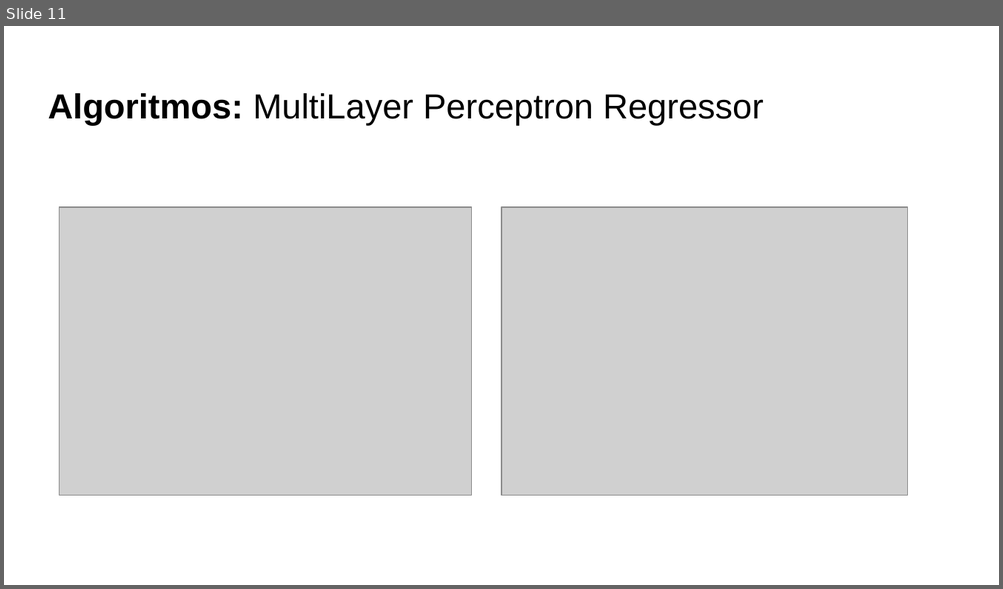
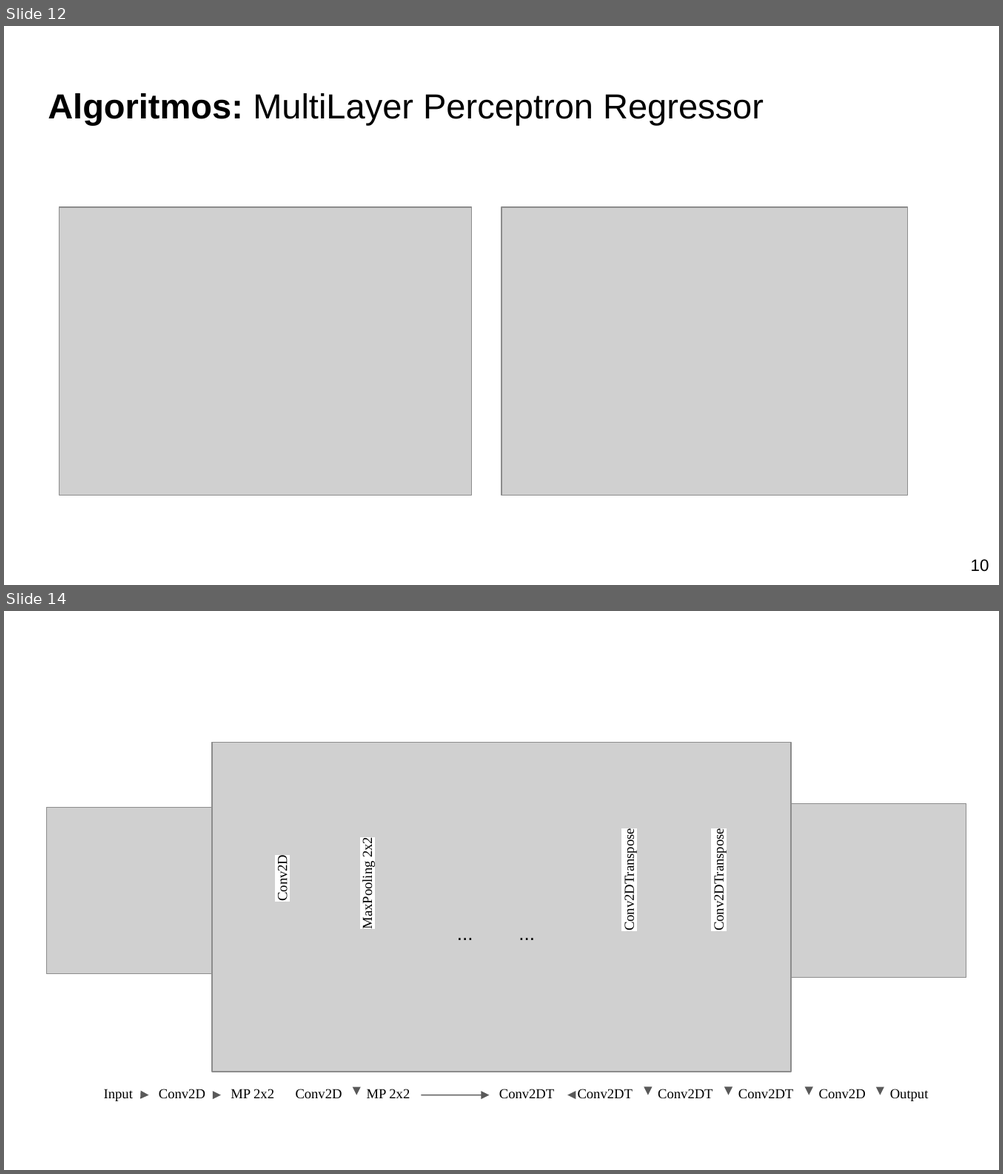
Before and after one commit to Horus19/ProyectoIA, a slide deck: Presentacion.pptx. Shown one above the other, each under a label of ours: slide 11 before the commit, slides 12 and 14 after it; the slides between them are not shown. The pictures are 1003x589 and 1003x1174 pixels, drawn with LibreOffice and Linux fonts; fonts in the diff are those of the drawing; grey boxes stand for pictures. Boxes give left, top, right and bottom in pixels: in the first picture for what was removed or moved away, otherwise in the second. Text is boxed around its words. In the diff, an @@ line names an element or a change of style, - is before the commit and + after.

```diff
--- a/Presentacion.pptx
+++ b/Presentacion.pptx
@@ slide 14 added at <box>4,611,999,1170</box>, background #FFFFFF @@
@@ picture added at <box>212,742,791,1071</box> @@
@@ picture added at <box>47,807,212,974</box> @@
@@ picture added at <box>791,804,966,978</box> @@
@@ text added at <box>359,839,375,927</box>, 10 pt, text #000000 @@
+MaxPooling 2x2
@@ text added at <box>621,838,637,928</box>, 10 pt, text #000000 @@
+Conv2DTranspose
@@ text added at <box>711,838,726,928</box>, 10 pt, text #000000 @@
+Conv2DTranspose
@@ text added at <box>275,860,290,900</box>, 10 pt, text #000000 @@
+Conv2D
@@ text added at <box>447,911,484,955</box>, 14 pt, text #000000 @@
+...
@@ text added at <box>508,911,545,955</box>, 14 pt, text #000000 @@
+...
@@ text added at <box>104,1089,133,1102</box>, 10 pt, text #000000 @@
+Input
@@ arrow added from (148, 1096) to (148, 1096), #595959 0.75 pt @@
@@ text added at <box>159,1089,205,1099</box>, 10 pt, text #000000 @@
+Conv2D
@@ arrow added from (220, 1096) to (221, 1096), #595959 0.75 pt @@
@@ text added at <box>230,1089,274,1099</box>, 10 pt, text #000000 @@
+MP 2x2
@@ arrow added from (285, 1096) to (285, 1096), #595959 0.75 pt @@
@@ text added at <box>296,1089,342,1099</box>, 10 pt, text #000000 @@
+Conv2D
@@ arrow added from (356, 1096) to (356, 1096), #595959 0.75 pt @@
@@ text added at <box>367,1089,410,1099</box>, 10 pt, text #000000 @@
+MP 2x2
@@ arrow added from (421, 1096) to (489, 1096), #595959 0.75 pt @@
@@ text added at <box>499,1089,554,1099</box>, 10 pt, text #000000 @@
+Conv2DT
@@ arrow added from (570, 1096) to (567, 1096), #595959 0.75 pt @@
@@ text added at <box>578,1089,632,1099</box>, 10 pt, text #000000 @@
+Conv2DT
@@ arrow added from (648, 1096) to (648, 1096), #595959 0.75 pt @@
@@ text added at <box>657,1089,712,1099</box>, 10 pt, text #000000 @@
+Conv2DT
@@ arrow added from (728, 1096) to (728, 1096), #595959 0.75 pt @@
@@ text added at <box>738,1089,793,1099</box>, 10 pt, text #000000 @@
+Conv2DT
@@ arrow added from (808, 1096) to (808, 1096), #595959 0.75 pt @@
@@ text added at <box>819,1089,865,1099</box>, 10 pt, text #000000 @@
+Conv2D
@@ arrow added from (879, 1096) to (879, 1096), #595959 0.75 pt @@
@@ text added at <box>890,1089,928,1102</box>, 10 pt, text #000000 @@
+Output
@@ what was slide 11 is now slide 12 @@
@@ slide 12 changed as well @@
@@ text added at <box>970,560,989,572</box>, 12 pt, text #000000 @@
+10
```
Also in this commit, not shown: 9 other slides changed, 2 other slides added, 9 other files.
